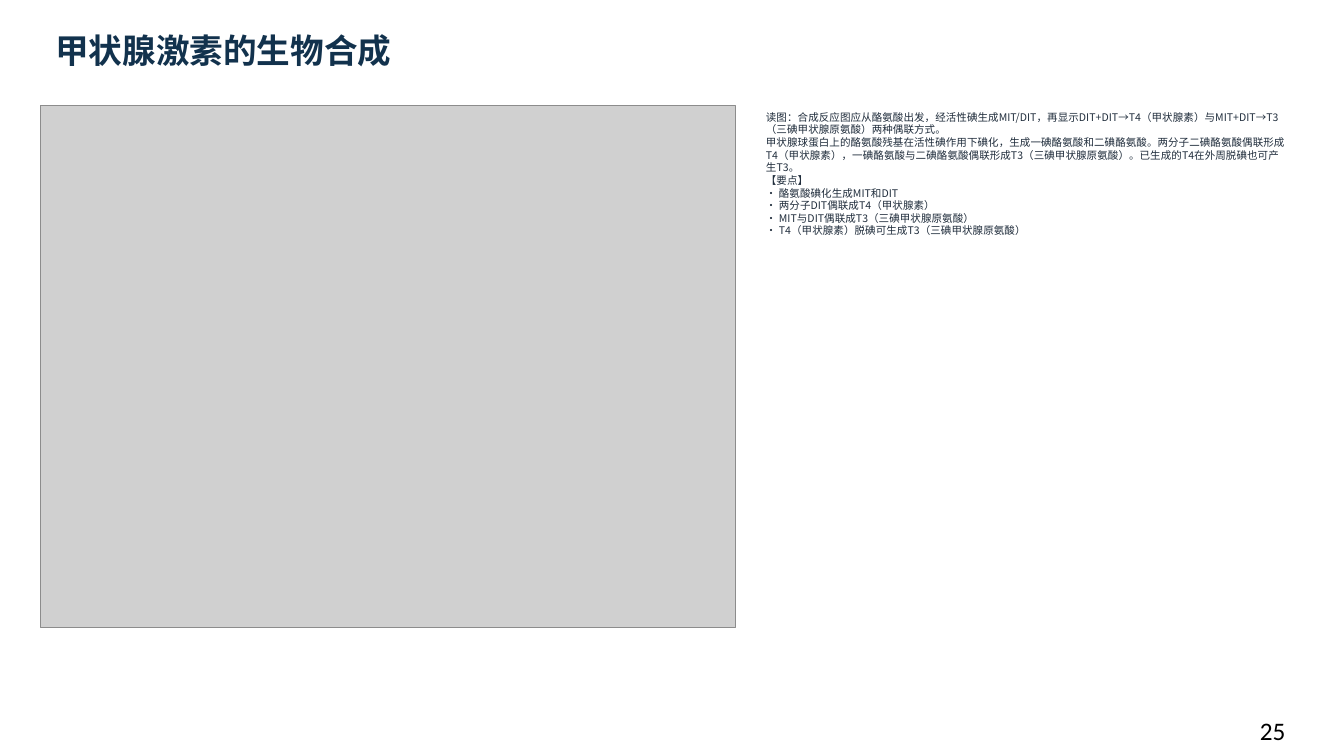
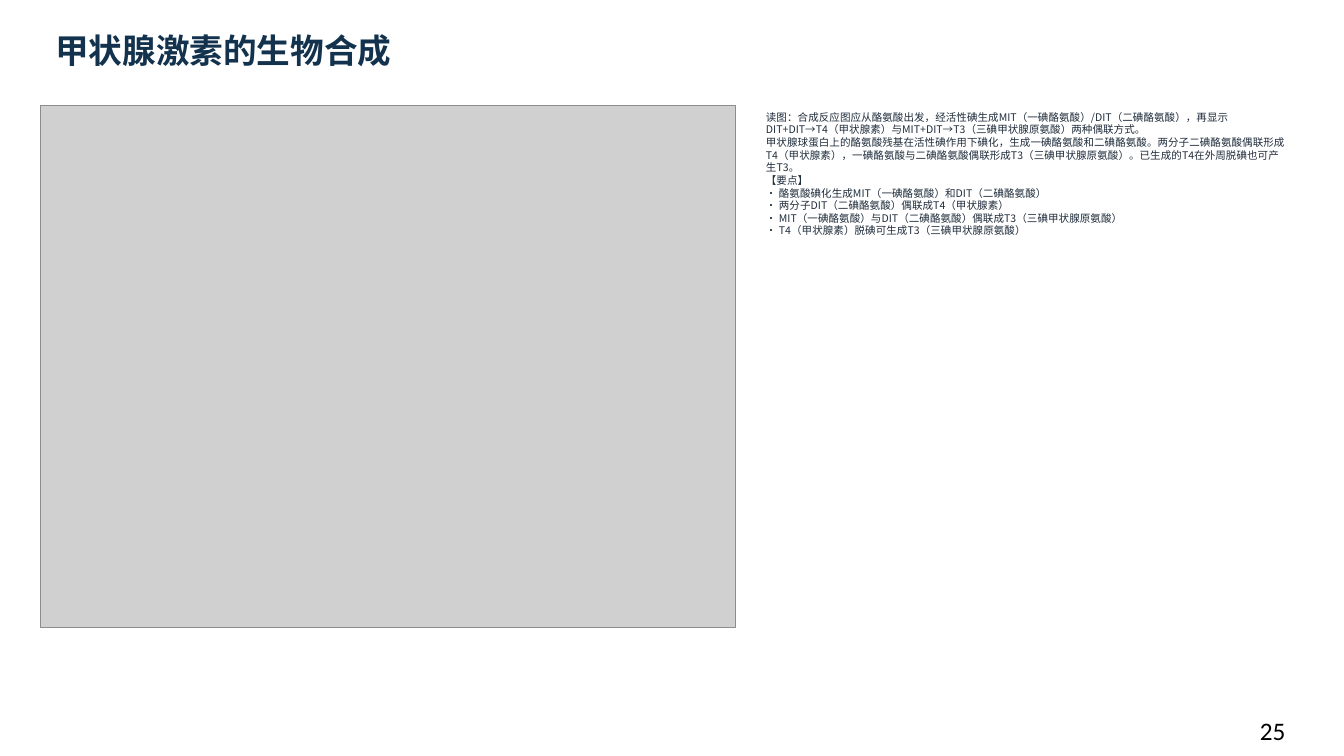
Before and after one commit to newkan-li/Biochemistry, a slide deck: slide 25 of downloads/bc14-ai-style.pptx. Drawn at 1344x756 pixels with LibreOffice and Linux fonts; fonts in the diff are those of the drawing; grey boxes stand for pictures. Boxes give left, top, right and bottom in pixels: in the first picture for what was removed or moved away, otherwise in the second. Text is boxed around its words. In the diff, an @@ line names an element or a change of style, - is before the commit and + after.

```diff
--- a/downloads/bc14-ai-style.pptx
+++ b/downloads/bc14-ai-style.pptx
@@ text at bbox=[766, 112, 1285, 235]: text changed @@
-读图：合成反应图应从酪氨酸出发，经活性碘生成MIT/DIT，再显示DIT+DIT→T4（甲状腺素）与MIT+DIT→T3（三碘甲状腺原氨酸）两种偶联方式。
-甲状腺球蛋白上的酪氨酸残基在活性碘作用下碘化，生成一碘酪氨酸和二碘酪氨酸。两分子二碘酪氨酸偶联形成T4（甲状腺素），一碘酪氨酸与二碘酪氨酸偶联形成T3（三碘甲状腺原氨酸）。已生成的T4在外周脱碘也可产生T3。
-【要点】
-• 酪氨酸碘化生成MIT和DIT
-• 两分子DIT偶联成T4（甲状腺素）
-• MIT与DIT偶联成T3（三碘甲状腺原氨酸）
-• T4（甲状腺素）脱碘可生成T3（三碘甲状腺原氨酸）
+读图：合成反应图应从酪氨酸出发，经活性碘生成MIT（一碘酪氨酸）/DIT（二碘酪氨酸），再显示DIT+DIT→T4（甲状腺素）与MIT+DIT→T3（三碘甲状腺原氨酸）两种偶联方式。
+甲状腺球蛋白上的酪氨酸残基在活性碘作用下碘化，生成一碘酪氨酸和二碘酪氨酸。两分子二碘酪氨酸偶联形成T4（甲状腺素），一碘酪氨酸与二碘酪氨酸偶联形成T3（三碘甲状腺原氨酸）。已生成的T4在外周脱碘也可产生T3。
+【要点】
+• 酪氨酸碘化生成MIT（一碘酪氨酸）和DIT（二碘酪氨酸）
+• 两分子DIT（二碘酪氨酸）偶联成T4（甲状腺素）
+• MIT（一碘酪氨酸）与DIT（二碘酪氨酸）偶联成T3（三碘甲状腺原氨酸）
+• T4（甲状腺素）脱碘可生成T3（三碘甲状腺原氨酸）
```
Also in this commit, not shown: 22 other slides changed, 5 other files.
